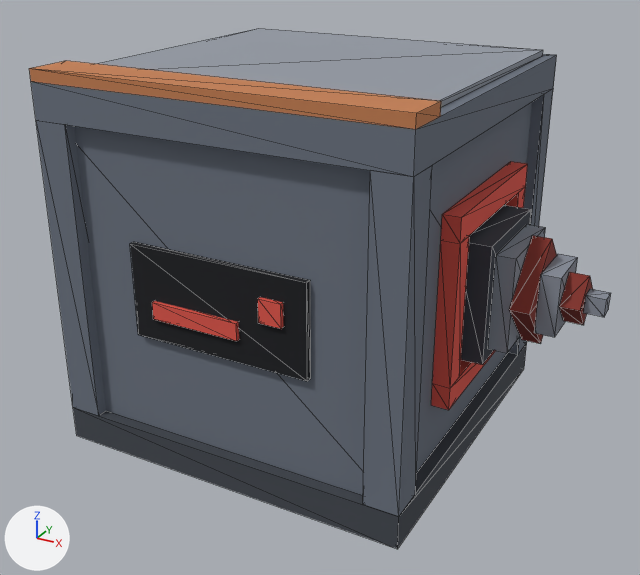
The glTF model assets/models/breaker.glb: old version first, new version second.
Rendered twice from a 50 mm lens placed at (1.645, -1.551, 1.403), pointed at (0.568, 0.406, 0.425). The axes (+X, +Y, +Z) are drawn at lower left. The lights are the same throughout. The older version comes first. Mesh edges are drawn as thin lines.

In view in the first picture: 'body.016', 'drill', 'tier.008'.
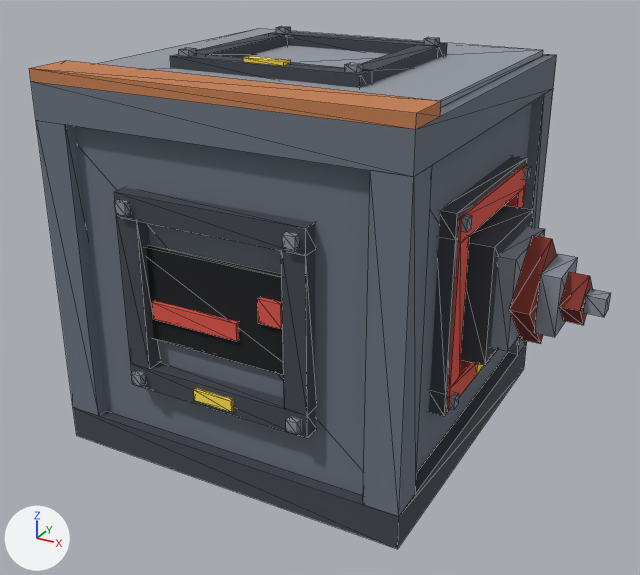
The change, as a list of edits to the scene's bpy script:
```text
Add mat_glow_energy:
    mat_glow_energy = principled_material('glow_energy')
    mat_glow_energy.base_color = (1.0, 0.753, 0.0685)  # yellow #ffe14a
    mat_glow_energy.roughness = 1.0
Add me_breaker_link_z:
    me_breaker_link_z.from_pydata(...)  # 64 vertices, 108 faces; spans x 0.238..0.762, y 0.238..0.762, z 0.991..1.061
    # faces by material slot: [48, 48, 12]
    me_breaker_link_z.materials.append(mat_case_dark)  # dark grey #42474f
    me_breaker_link_z.materials.append(mat_steel)  # grey #8a919d
    me_breaker_link_z.materials.append(mat_glow_energy)  # yellow #ffe14a
Add me_breaker_link_y_1:
    me_breaker_link_y_1.from_pydata(...)  # 72 vertices, 108 faces; spans x 0.238..0.763, y -0.028..0.038, z 0.238..0.762
    # faces by material slot: [48, 48, 12]
    me_breaker_link_y_1.materials.append(mat_case_dark)  # dark grey #42474f
    me_breaker_link_y_1.materials.append(mat_steel)  # grey #8a919d
    me_breaker_link_y_1.materials.append(mat_glow_energy)  # yellow #ffe14a
Add me_breaker_link_x:
    me_breaker_link_x.from_pydata(...)  # 64 vertices, 108 faces; spans x 0.962..1.028, y 0.238..0.762, z 0.238..0.762
    # faces by material slot: [48, 48, 12]
    me_breaker_link_x.materials.append(mat_case_dark)  # dark grey #42474f
    me_breaker_link_x.materials.append(mat_steel)  # grey #8a919d
    me_breaker_link_x.materials.append(mat_glow_energy)  # yellow #ffe14a
Add ob_link_z__010:
    ob_link_z__010 = bpy.data.objects.new('link_z+.010', me_breaker_link_z)
    ob_link_z__010.location = (0.0, 0.0, 0.0)
Add ob_link_y__010_1:
    ob_link_y__010_1 = bpy.data.objects.new('link_y-.010', me_breaker_link_y_1)
    ob_link_y__010_1.location = (0.0, 0.0, 0.0)
Add ob_link_x__010:
    ob_link_x__010 = bpy.data.objects.new('link_x+.010', me_breaker_link_x)
    ob_link_x__010.location = (0.0, 0.0, 0.0)
```

Where the change shows, as pixel boxes (x1, y1, x2, y2) in the pictures (640 x 575 px):
'link_y-.010', added: after (114, 188, 316, 438)
    faces in mat_case_dark (dark grey #42474f): (114, 188, 316, 438)
    faces in mat_steel (grey #8a919d): (114, 199, 301, 435)
    faces in mat_glow_energy (yellow #ffe14a): (194, 388, 234, 412)
'link_z+.010', added: after (170, 26, 447, 88)
    faces in mat_case_dark (dark grey #42474f): (170, 32, 447, 88)
    faces in mat_steel (grey #8a919d): (179, 26, 440, 73)
    faces in mat_glow_energy (yellow #ffe14a): (243, 56, 291, 66)
'link_x+.010', added: after (429, 156, 532, 416)
    faces in mat_case_dark (dark grey #42474f): (429, 156, 527, 416)
    faces in mat_steel (grey #8a919d): (449, 165, 532, 410)
